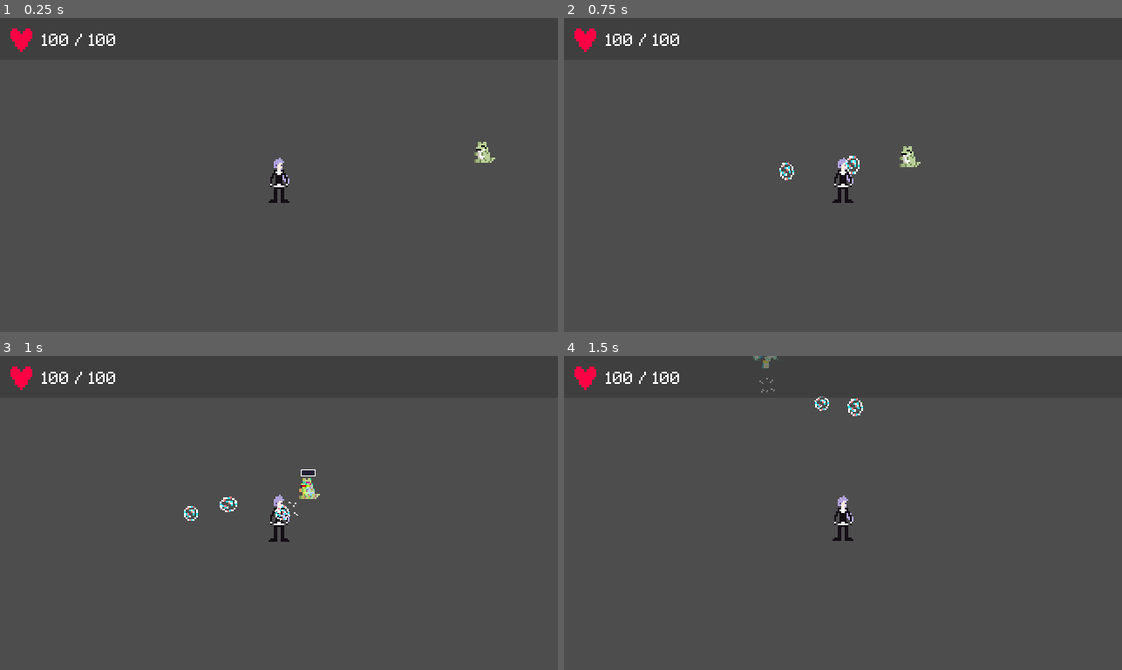
Above: before the commit, frames 1-4 (two rows, left to right).
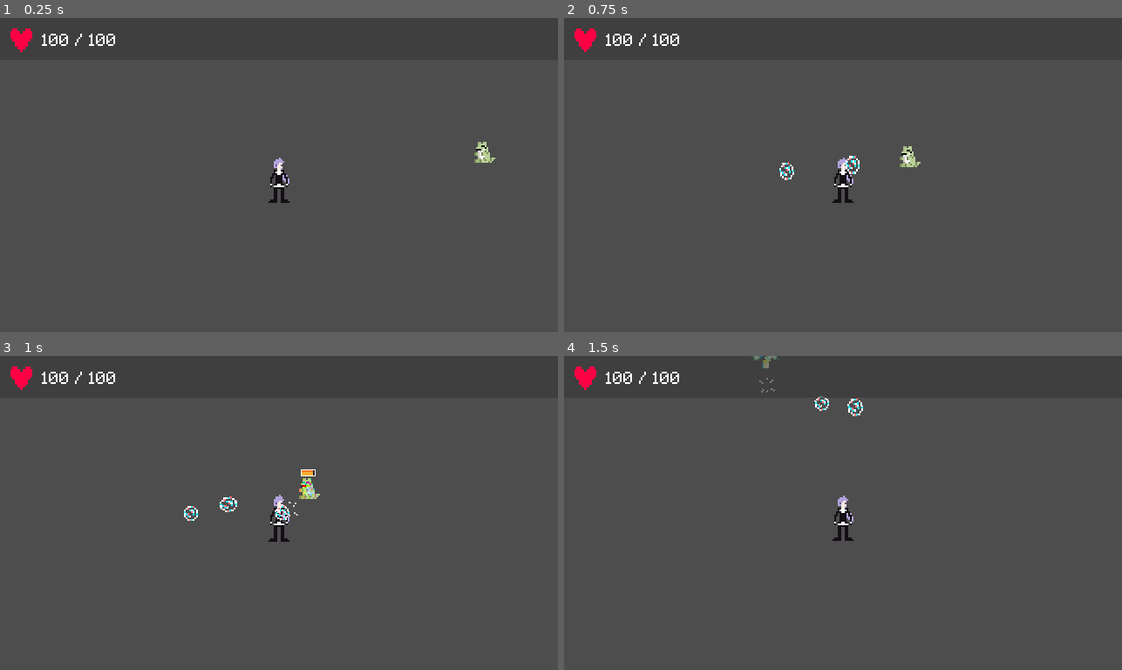
Above: after the commit, the same moments.

Repository: Th-eo/ultra-wormhole-jam
Game: Godot game, scene res://src/main.tscn
Same seed, same stepped clock (60 frames per second), same inputs: the game is played once before the commit and once after it.
Inputs (mouse positions are in pixels of both pictures, inside the frame that each line leads up to):
- Up to frame 1 (0.25 s): no input
- Up to frame 2 (0.75 s): move the mouse to (965, 159) at 0.52 s; hold D (right) from 0.53 s (still down); hold Space (fire) from 0.53 s (still down)
- Up to frame 3 (1 s): keep holding D (right); keep holding Space (fire)
- Up to frame 4 (1.5 s): move the mouse to (731, 528) at 1.27 s; release D (right) at 1.28 s; release Space (fire) at 1.28 s; hold S (down) from 1.28 s (still down); tap Shift (special) at 1.35 s

Frames 1-2 are identical in both runs. In frame 3, less than 0.1% of the frame differs, in the area x 54-57%, y 36-39%; in frame 4, nothing differs.

Commit message:
Fix broken hpbar

Diff:
--- a/src/entities/enemy.gd
+++ b/src/entities/enemy.gd
@@ -101,7 +101,7 @@
 	get_parent().add_child(instance)
 
 func update_hp():
-	var progress = cur_hp / max_hp * 100
+	var progress = float(cur_hp) / max_hp * 100
 	$TextureProgressBar.setProgress(progress)
 
 # Files should be preloaded so there's no minilag
--- a/src/entities/enemy.tscn
+++ b/src/entities/enemy.tscn
@@ -57,7 +57,6 @@
 }
 
 [node name="Enemy" type="CharacterBody2D" groups=["enemy"]]
-scale = Vector2(0.5, 0.5)
 script = ExtResource("1_3rway")
 
 [node name="Hurtbox" type="Area2D" parent="."]
--- a/src/entities/enemyhpbar.gd
+++ b/src/entities/enemyhpbar.gd
@@ -10,7 +10,6 @@
 func setProgress(progress):
 	visible = true
 	var progressRatio = progress / 100.0
-
 	if progressRatio >= 0.31:
 		set_progress_texture(orangeTexture)
 	elif progressRatio <= 0.3:
@@ -19,5 +18,4 @@
 		set_progress_texture(greenTexture)
 	else:
 		set_progress_texture(redTexture)
-
 	set_value(progressRatio * max_value)
--- a/src/main.tscn
+++ b/src/main.tscn
@@ -37,3 +37,4 @@
 
 [node name="Enemy" parent="." instance=ExtResource("2_fb482")]
 position = Vector2(143, -18)
+scale = Vector2(0.5, 0.5)
